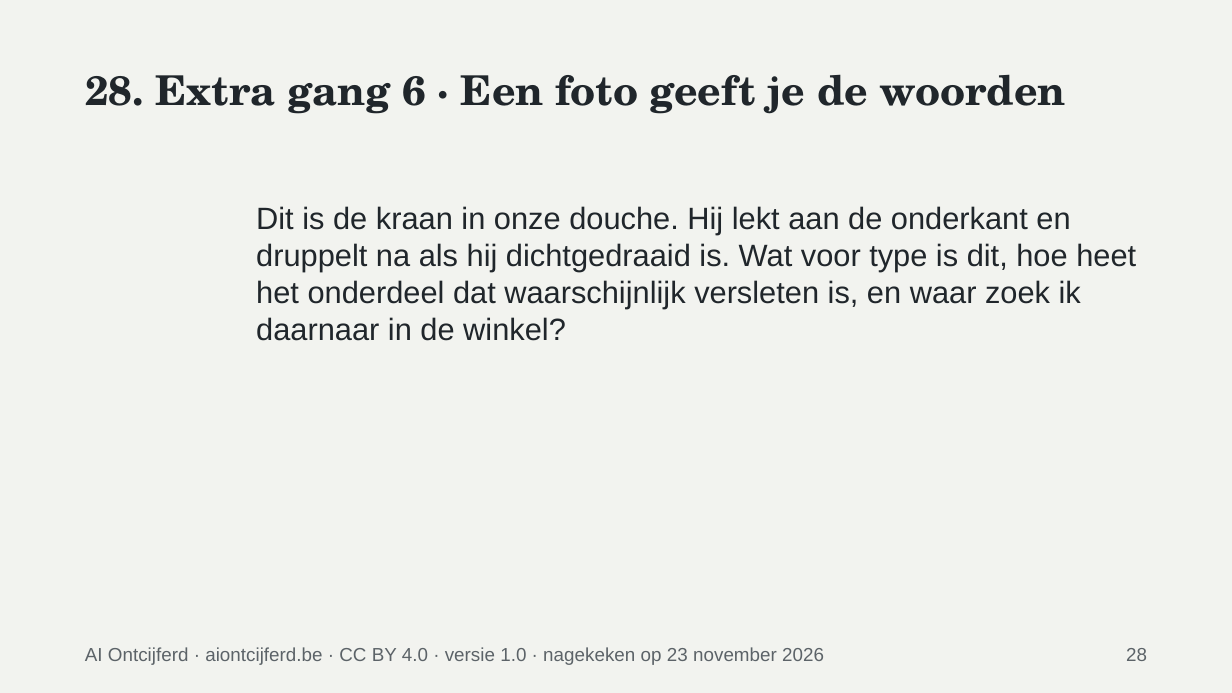
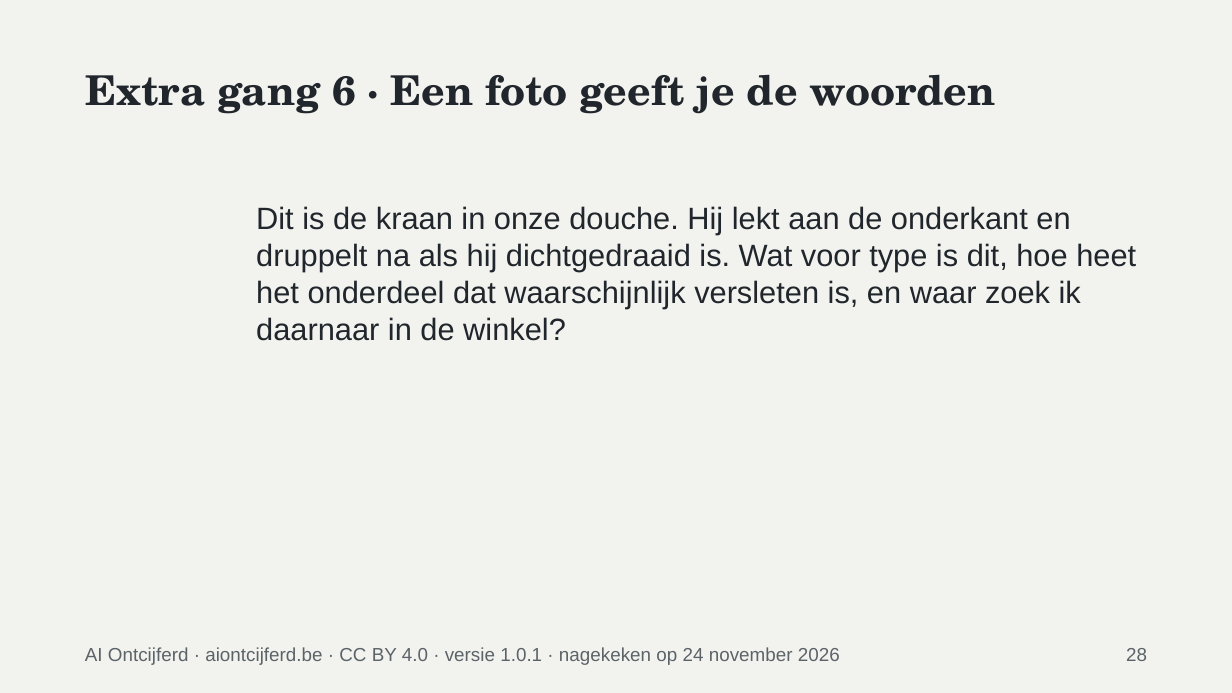
Before and after one commit to nftaurelius/ai-ontcijferd-open, a slide deck: slide 28 of content/materiaal/ai-proeverij/bestanden/02-presentatie/AO-01-presentatie.pptx. Drawn at 1232x693 pixels with LibreOffice and Linux fonts; fonts in the diff are those of the drawing. Boxes give left, top, right and bottom in pixels: in the first picture for what was removed or moved away, otherwise in the second. Text is boxed around its words. In the diff, an @@ line names an element or a change of style, - is before the commit and + after.

```diff
--- a/content/materiaal/ai-proeverij/bestanden/02-presentatie/AO-01-presentatie.pptx
+++ b/content/materiaal/ai-proeverij/bestanden/02-presentatie/AO-01-presentatie.pptx
@@ title at <box>85,74,996,114</box>: text changed @@
-28. Extra gang 6 · Een foto geeft je de woorden
+Extra gang 6 · Een foto geeft je de woorden
@@ text at <box>85,647,840,665</box>: text changed @@
-AI Ontcijferd · aiontcijferd.be · CC BY 4.0 · versie 1.0 · nagekeken op 23 november 2026
+AI Ontcijferd · aiontcijferd.be · CC BY 4.0 · versie 1.0.1 · nagekeken op 24 november 2026
```
Also in this commit, not shown: 33 other slides changed, 12 other files.
